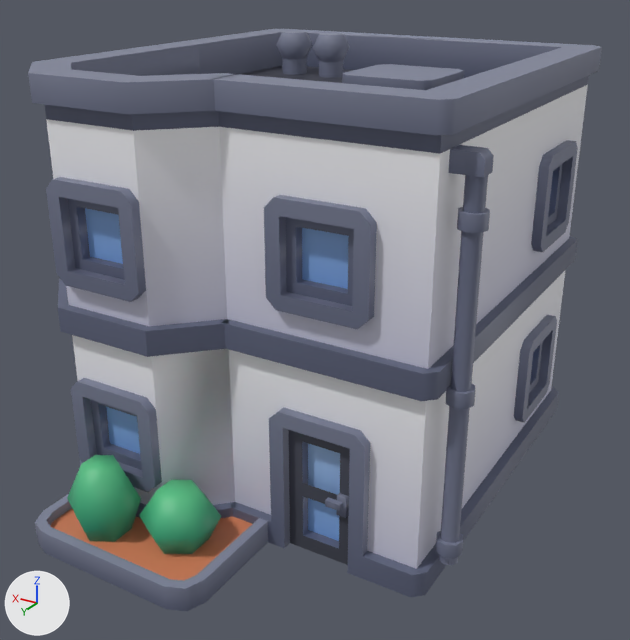
Before and after pictures for a commit that changed the FBX model Assets/Art/ThirdParty/Kenney/CityCommercial/Models/building-c.fbx.
Before and after are seen from a 50 mm lens placed at (-0.874, 1.456, 1.08), pointed at (-0.018, 0.029, 0.366). Arrows for +X, +Y and +Z are at lower left; the lights stay in place. The picture after the commit comes second. Where no turn or scale is listed for an object, it has been applied to the vertices. Vertices at exactly the same position are counted once.

Script lines for the objects in view, before the commit:
```python
mat_colormap = principled_material('colormap')
mat_colormap.texture = img_colormap_png  # with its transparency
me_scene = bpy.data.meshes.new('Scene')
me_scene.from_pydata(...)  # 713 vertices, 1191 faces; spans x -0.442..0.442, y -0.545..0.545, z 0.0..0.893
me_scene.materials.append(mat_colormap)  # picture img_colormap_png
ob_building_c = bpy.data.objects.new('building-c', me_scene)
ob_building_c.location = (0.0, 0.0, 0.0)
```
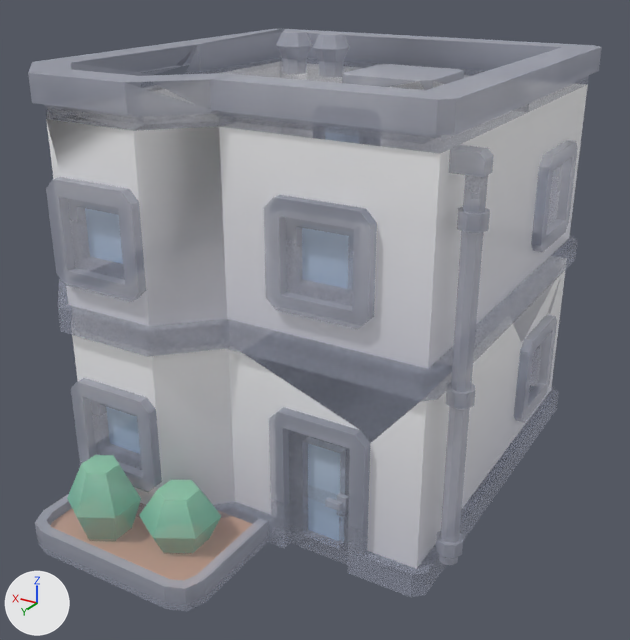
The change, as a list of edits to the scene's bpy script:
```text
Change img_colormap_png:
    img_colormap_png: load_image('colormap.png', 'Textures/colormap.png', 512, 512, 'sRGB') -> load_image('colormap.png', 'Textures/colormap.png', 512, 512, 'Non-Color')
Change mat_colormap:
    where n0 = _N.new('ShaderNodeBsdfPrincipled'); n0.name = 'Principled BSDF'
    add n0.inputs[2].default_value = 0.553  # 'Roughness'
    add n3 = _N.new('ShaderNodeTexImage'); n3.name = 'Image Texture.001'
    add n3.image = img_colormap_png
    where n2 = _N.new('ShaderNodeTexImage'); n2.name = 'Image Texture'
    remove _L.new(n2.outputs[1], n0.inputs[4])  # 'Alpha' to 'Alpha'
    add _L.new(n3.outputs[0], n0.inputs[4])  # 'Color' to 'Alpha'
Change me_scene:
    used by ob_building_c; location = (0.0, 0.0, 0.0)
    remove me_scene.from_pydata(...)  # 713 vertices, 1191 faces; spans x -0.442..0.442, y -0.545..0.545, z 0.0..0.893
    add me_scene.from_pydata(...)  # 3439 vertices, 3602 faces; spans x -0.442..0.442, y -0.545..0.545, z 0.0..0.893
    me_scene part 1: 14 vertices removed from x -0.378..0.422, y -0.525..-0.125, z 0.0..0.8; 2740 vertices added at x -0.442..0.442, y -0.545..0.545, z 0.0..0.893
```

Pixel boxes (x1, y1, x2, y2) of what changed, in the pictures (630 x 640 px):
'building-c', surface changed, reshaped: before (28, 29, 602, 611); after (28, 29, 602, 593)
part 1 of me_scene, cut back: before (417, 75, 589, 568); after (28, 29, 602, 593)
